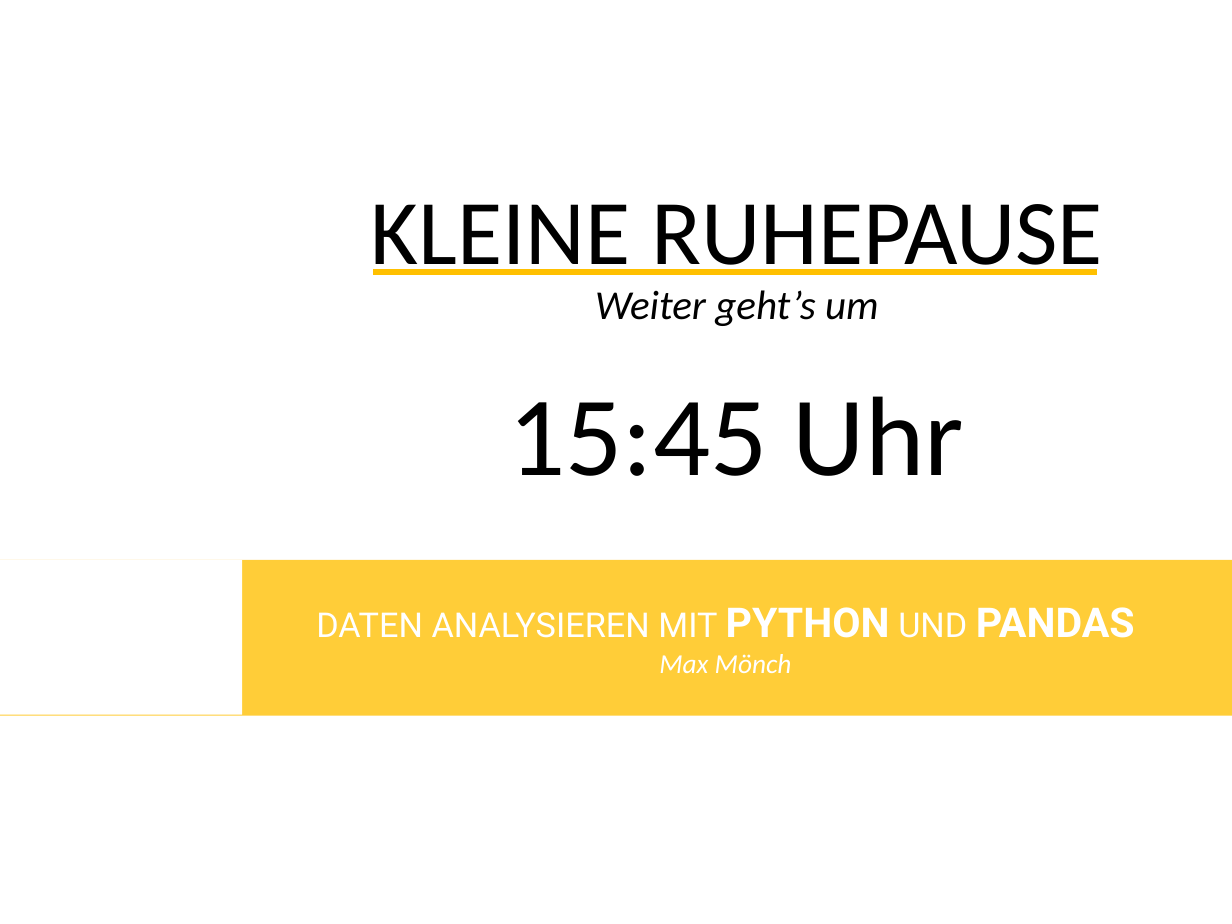
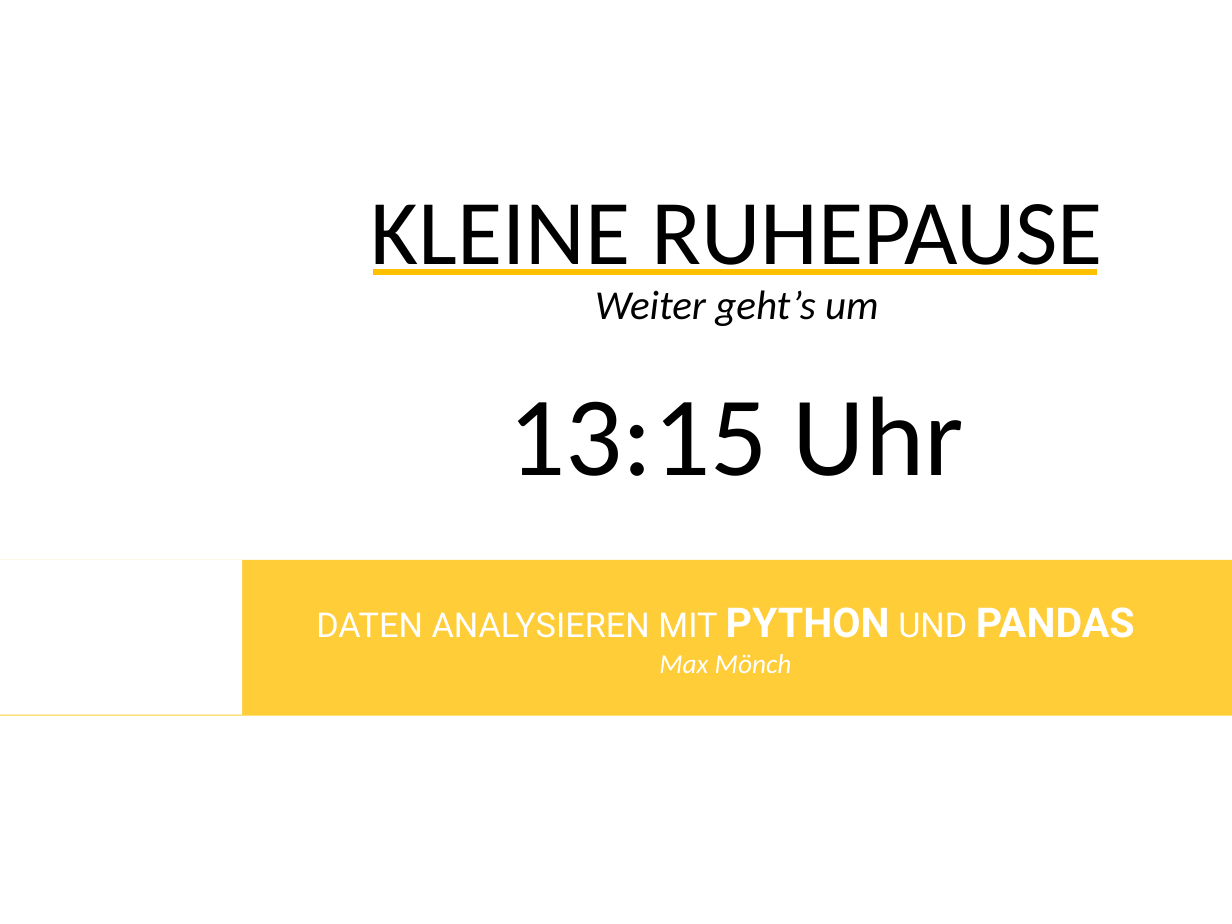
Before and after one commit to MonksterFX/pandas-basic, a slide deck: slide 1 of praesentation/pandas-basic.pptx. Drawn at 1232x924 pixels with LibreOffice and Linux fonts; fonts in the diff are those of the drawing; background and template pictures are left out. Boxes give left, top, right and bottom in pixels: in the first picture for what was removed or moved away, otherwise in the second. Text is boxed around its words. In the diff, an @@ line names an element or a change of style, - is before the commit and + after.

```diff
--- a/praesentation/pandas-basic.pptx
+++ b/praesentation/pandas-basic.pptx
@@ text at bbox=[509, 396, 964, 476]: text changed @@
-15:45 Uhr
+13:15 Uhr
```
Also in this commit, not shown: 1 other slide changed, 2 slides added, 13 other files.
